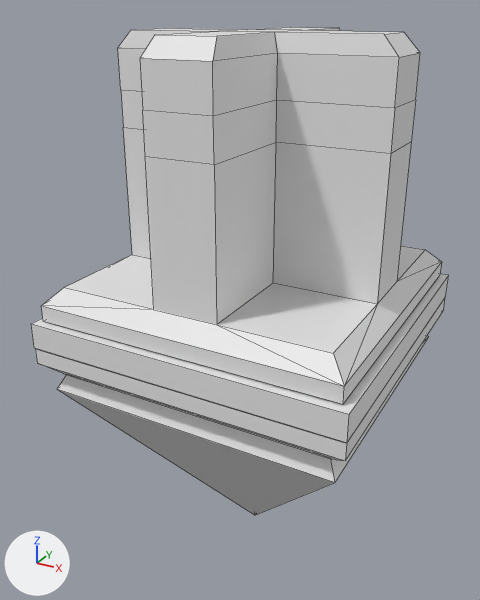
The FBX model Assets/Project/NewVisuals/Models/Environment/Wall_Tile_Cross.fbx, before and after one commit.
One viewpoint serves both versions: a camera (50 mm lens) standing at (0.909, -1.77, 0.758) and looking at (-0.082, 0.032, -0.143). The axes (+X, +Y, +Z) are drawn at lower left. The lights are the same throughout. Mesh edges are drawn as thin lines. Where no turn or scale is listed for an object, it has been applied to the vertices.

Before the edit, the objects in view are built like this:
```python
me_mesh = bpy.data.meshes.new('Mesh')
me_mesh.from_pydata(...)  # 101 vertices, 99 faces; spans x -0.5..0.5, y -0.5..0.5, z -1.01..0.7
ob_wall_tile_1 = bpy.data.objects.new('Wall_tile_1', me_mesh)
ob_wall_tile_1.location = (0.0, 0.0, 0.0)
```
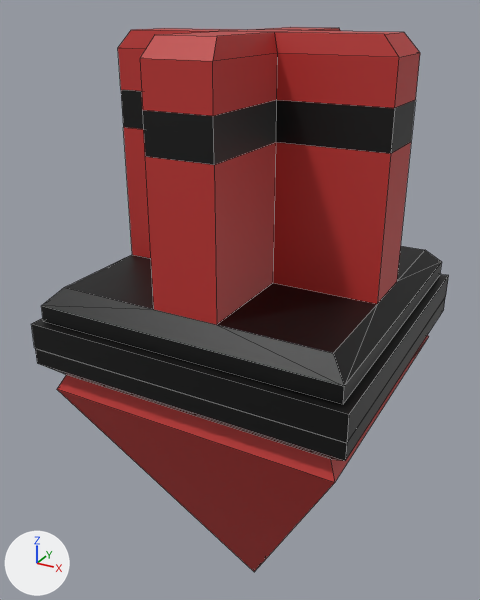
Location of each change, (x1, y1, x2, y2) in pixels of the pictures (480 x 600 px; the box of a moved part takes in the faces that stretch with it):
```json
{"object": "Wall_tile_1", "change": "recoloured, reshaped", "before": [31, 27, 449, 515], "after": [31, 27, 449, 572], "on screen": "12% taller"}
{"part": 1, "of": "me_mesh", "change": "moved or reshaped", "before": [58, 390, 335, 515], "after": [58, 390, 335, 572]}
```

The change, as JSON lines over the scene's bpy script:
```json
{"op": "add", "block": "img_wall_tile_cross_defaultmaterial_albedotransparency_tga", "code": ["img_wall_tile_cross_defaultmaterial_albedotransparency_tga = load_image('wall_tile_cross_DefaultMaterial_AlbedoTransparency.tga', '../../Textures/Environment/Wall_Tile_Cross/wall_tile_cross_DefaultMaterial_AlbedoTransparency.tga', 1024, 1024, 'sRGB')"]}
{"op": "add", "block": "mat_материал", "code": ["mat_материал = principled_material('Материал')", "mat_материал.texture = img_wall_tile_cross_defaultmaterial_albedotransparency_tga"]}
{"block": "me_mesh", "where": "me_mesh.from_pydata(...)  # 101 vertices, 99 faces; spans x -0.5..0.5, y -0.5..0.5, z -1.01..0.7"}
{"block": "me_mesh", "where": "# used by ob_wall_tile_1; location = (0.0, 0.0, 0.0)"}
{"block": "me_mesh", "change": "me_mesh part 1"}
{"op": "set", "path": "me_mesh.vertices[4].co", "old": "(0.0, 0.0, -1.01)", "new": "(0.0, 0.0, -1.29)", "note": "pixel (254, 515) -> pixel (254, 572)"}
{"op": "add", "block": "me_mesh", "code": "me_mesh.materials.append(mat_материал)  # picture img_wall_tile_cross_defaultmaterial_albedotransparency_tga"}
```
